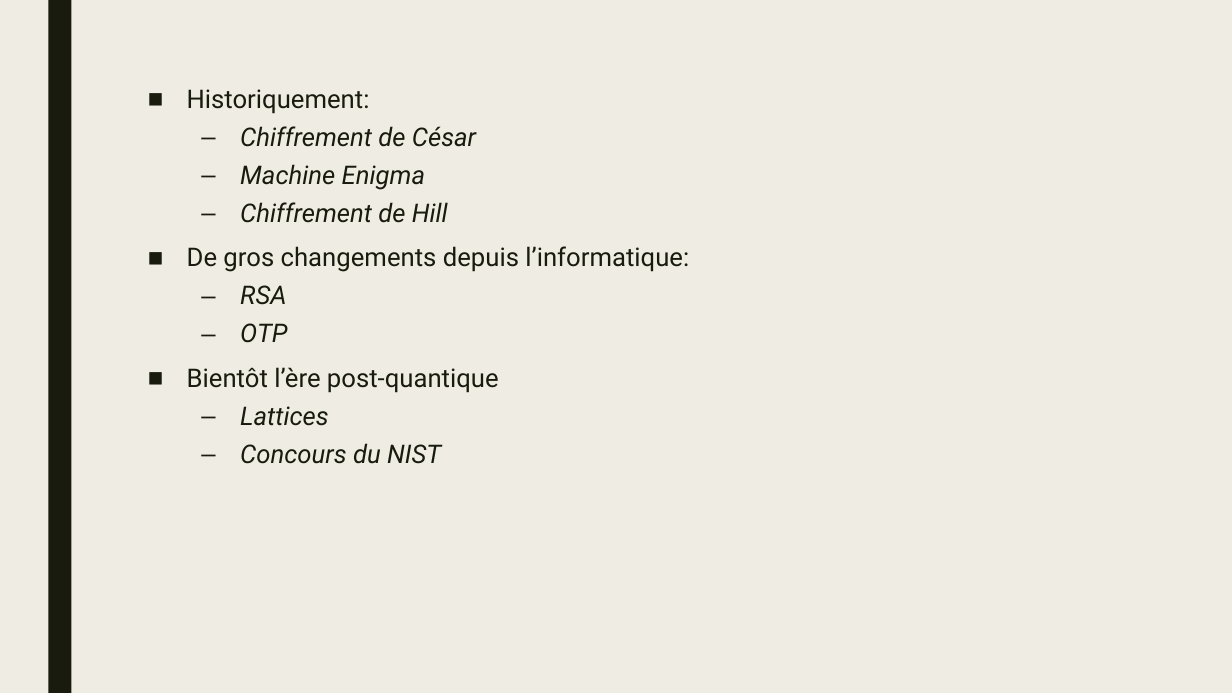
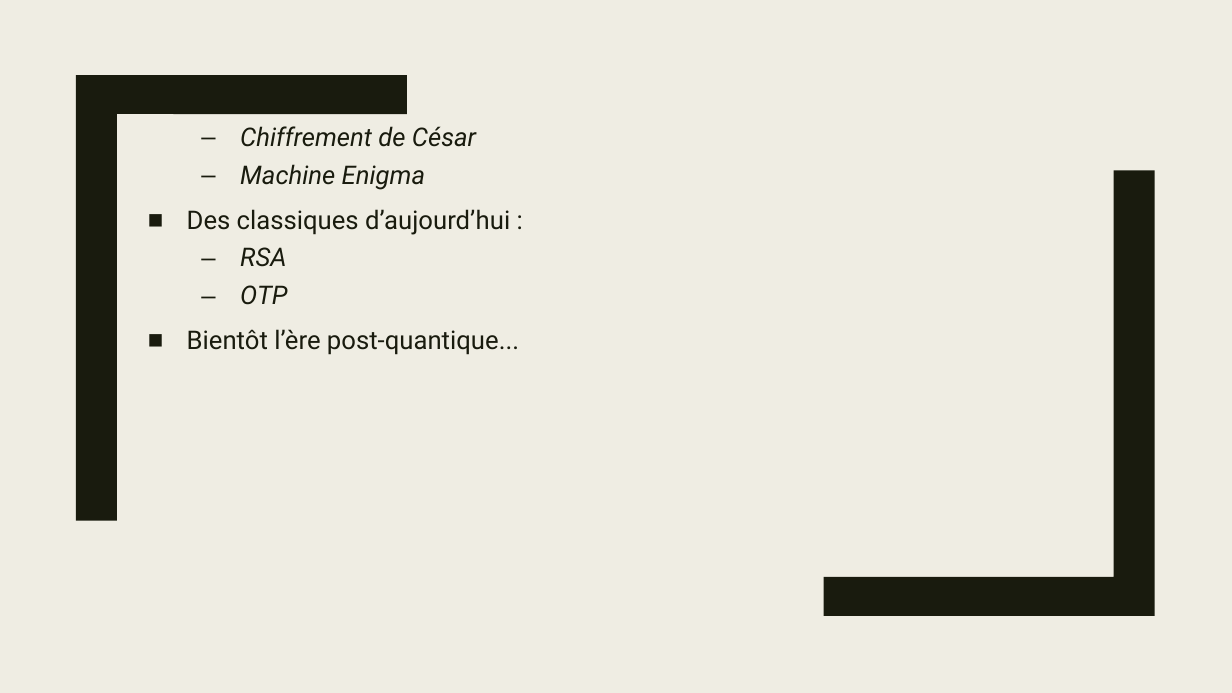
Before and after one commit to Chaman-veteran/wocsa_crypto, a slide deck: slide 4 of presentation.pptx. Drawn at 1232x693 pixels with LibreOffice and Linux fonts; fonts in the diff are those of the drawing. Boxes give left, top, right and bottom in pixels: in the first picture for what was removed or moved away, otherwise in the second. Text is boxed around its words. In the diff, an @@ line names an element or a change of style, - is before the commit and + after.

```diff
--- a/presentation.pptx
+++ b/presentation.pptx
@@ rectangle removed at (48,0,71,693) @@
@@ freeform shape added at (76,75,407,520), fill #191B0E @@
@@ text at (187,114,364,115): text changed @@
-■ Historiquement:
+■ Historiquement :
@@ freeform shape added at (823,170,1154,616), fill #191B0E @@
@@ text at (187,209,510,235): text changed @@
-  – Chiffrement de Hill
-■ De gros changements depuis l’informatique:
+■ Des classiques d’aujourd’hui :
@@ text at (187,329,519,355): text changed @@
-■ Bientôt l’ère post-quantique
-  – Lattices
-  – Concours du NIST
+■ Bientôt l’ère post-quantique...
```
Also in this commit, not shown: 6 other slides changed.
